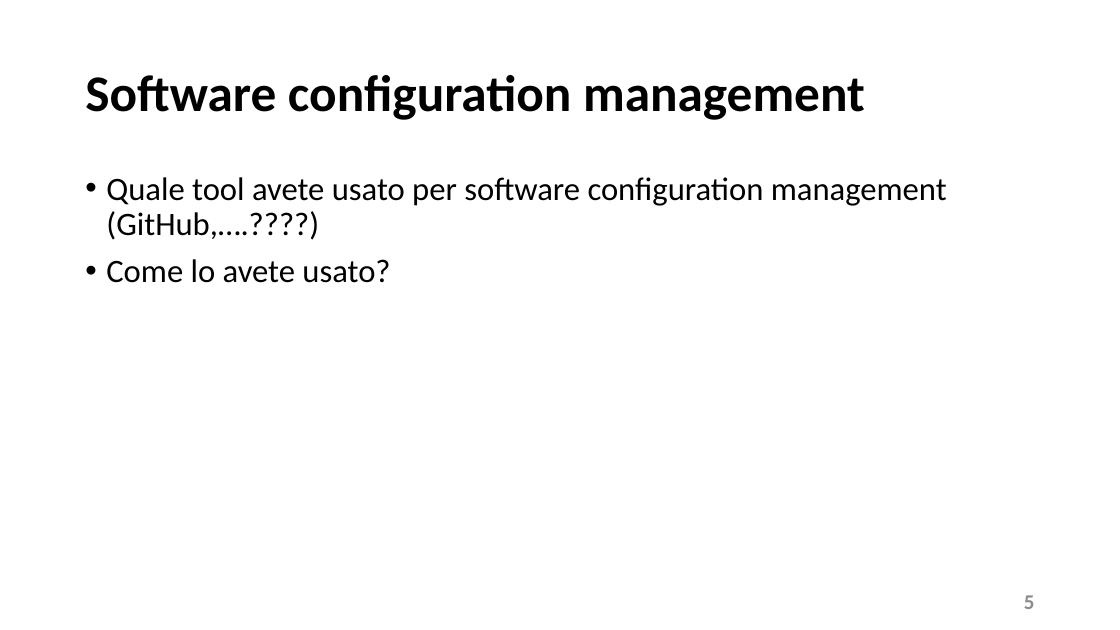
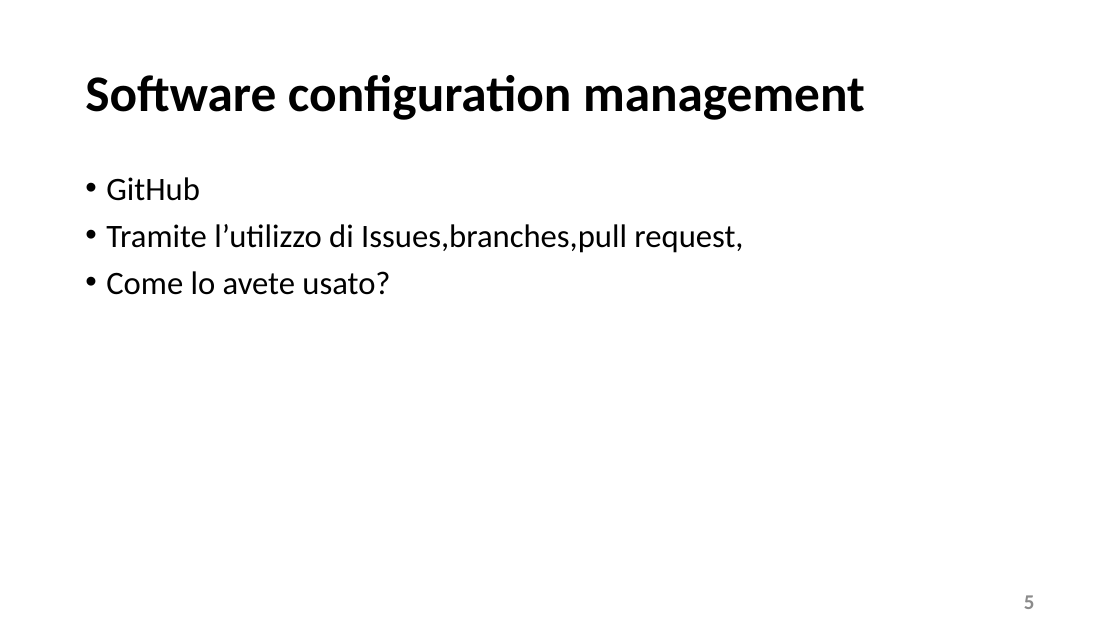
Before and after one commit to FilippoBolis/MED_Progetto_Ing_Software_23_24, a slide deck: slide 5 of MED/doc/Presentazione M.E.D.pptx. Drawn at 1120x630 pixels with LibreOffice and Linux fonts; fonts in the diff are those of the drawing. Boxes give left, top, right and bottom in pixels: in the first picture for what was removed or moved away, otherwise in the second. Text is boxed around its words. In the diff, an @@ line names an element or a change of style, - is before the commit and + after.

```diff
--- a/MED/doc/Presentazione M.E.D.pptx
+++ b/MED/doc/Presentazione M.E.D.pptx
@@ text at [106,177,743,253]: text changed @@
-• Quale tool avete usato per software configuration management (GitHub,….????)
+• GitHub
+• Tramite l’utilizzo di Issues,branches,pull request,
```
Also in this commit, not shown: 11 other slides changed.
